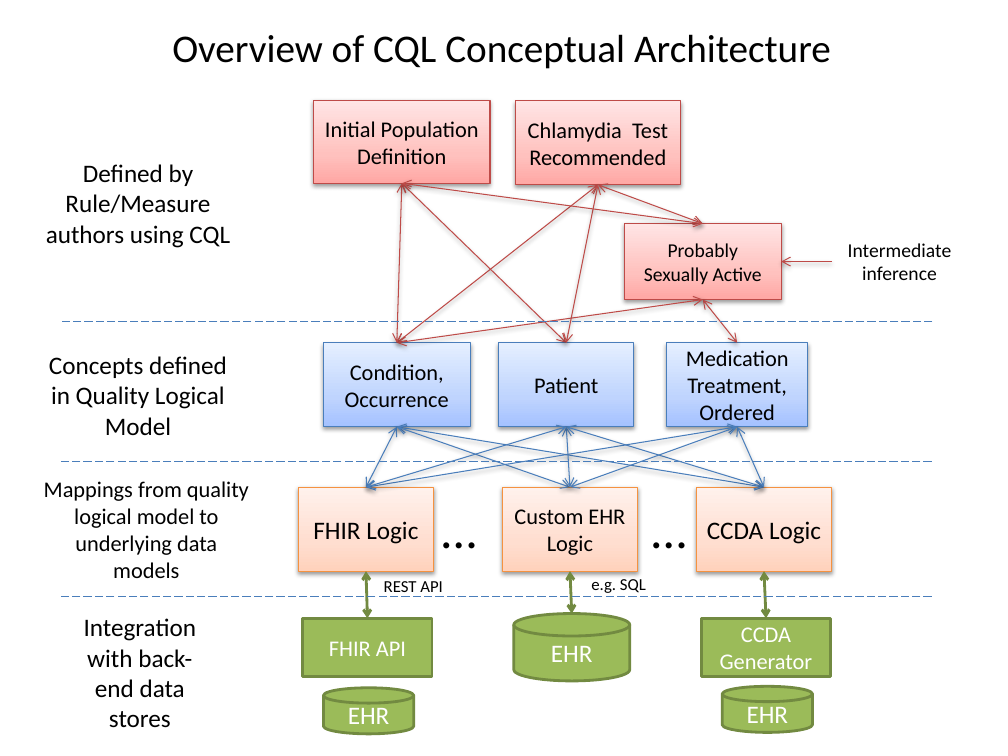
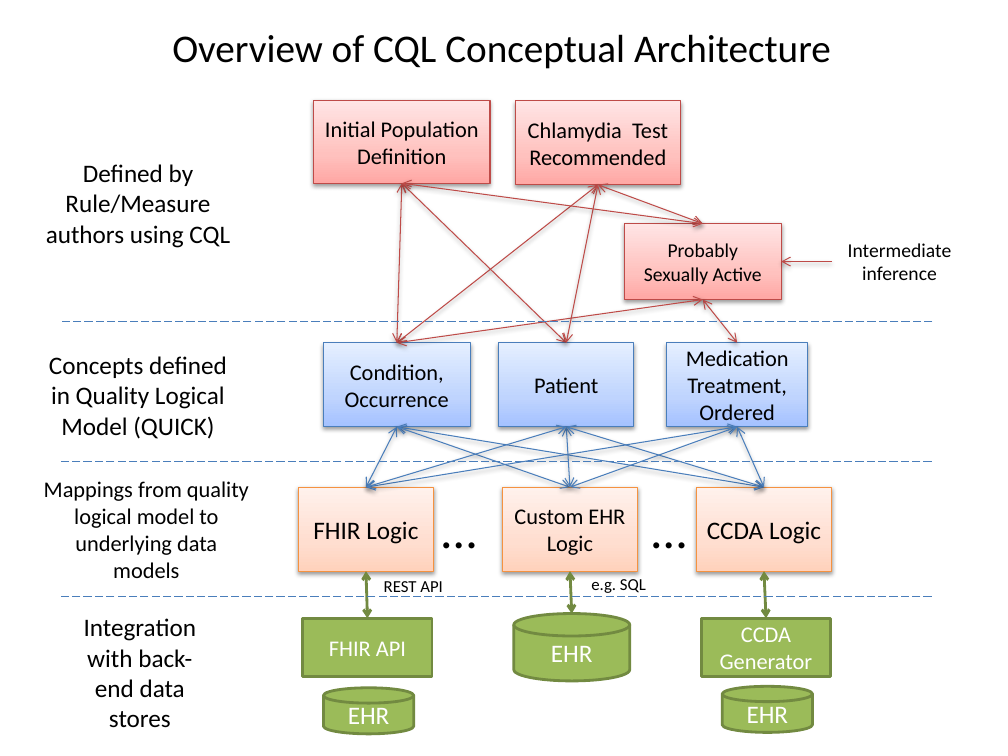
Before and after one commit to cqframework/OneModel, a slide deck: slide 3 of CQL/Documents/CQLUpdate_AllHands_20140604.pptx. Drawn at 1008x756 pixels with LibreOffice and Linux fonts; fonts in the diff are those of the drawing. Boxes give left, top, right and bottom in pixels: in the first picture for what was removed or moved away, otherwise in the second. Text is boxed around its words. In the diff, an @@ line names an element or a change of style, - is before the commit and + after.

```diff
--- a/CQL/Documents/CQLUpdate_AllHands_20140604.pptx
+++ b/CQL/Documents/CQLUpdate_AllHands_20140604.pptx
@@ text at [49, 356, 227, 439]: text changed @@
-Concepts defined in Quality Logical Model
+Concepts defined in Quality Logical Model (QUICK)
```
Also in this commit, not shown: 10 other slides changed, 17 other files.
